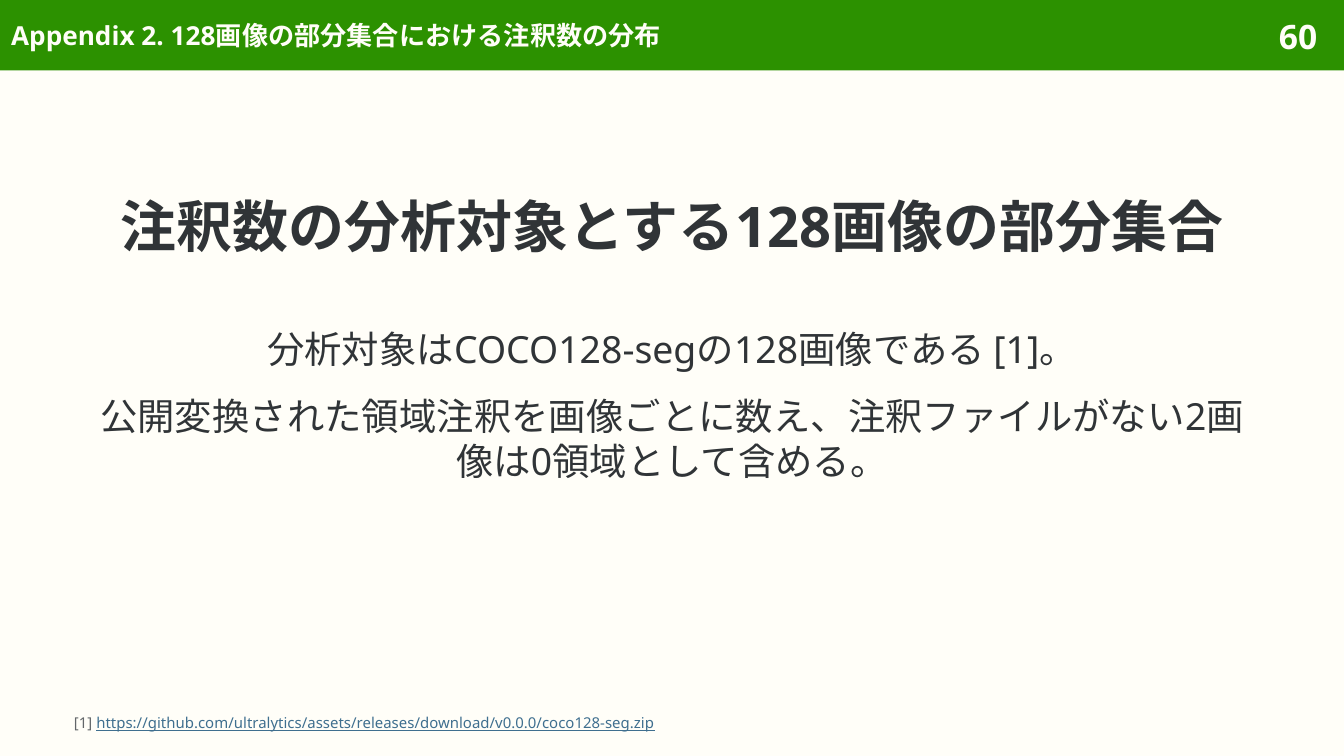
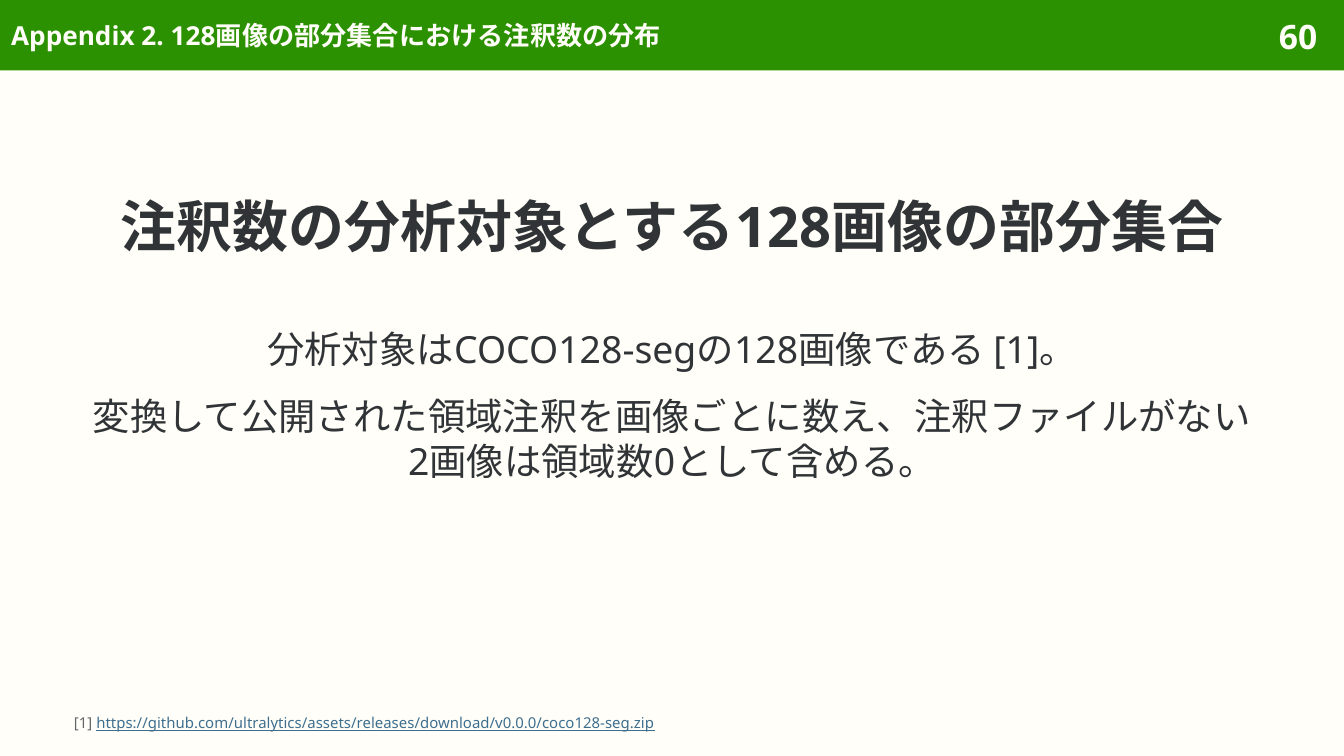
Before and after one commit to sasakiy84/datasets-in-10-minutes, a slide deck: slide 60 of slides/datasets-in-10-minutes-coco.pptx. Drawn at 1344x756 pixels with LibreOffice and Linux fonts; fonts in the diff are those of the drawing. Boxes give left, top, right and bottom in pixels: in the first picture for what was removed or moved away, otherwise in the second. Text is boxed around its words. In the diff, an @@ line names an element or a change of style, - is before the commit and + after.

```diff
--- a/slides/datasets-in-10-minutes-coco.pptx
+++ b/slides/datasets-in-10-minutes-coco.pptx
@@ text at (93, 398, 1251, 478): text changed @@
-公開変換された領域注釈を画像ごとに数え、注釈ファイルがない2画像は0領域として含める。
+変換して公開された領域注釈を画像ごとに数え、注釈ファイルがない2画像は領域数0として含める。
```
Also in this commit, not shown: 10 other slides changed, 7 other files.
